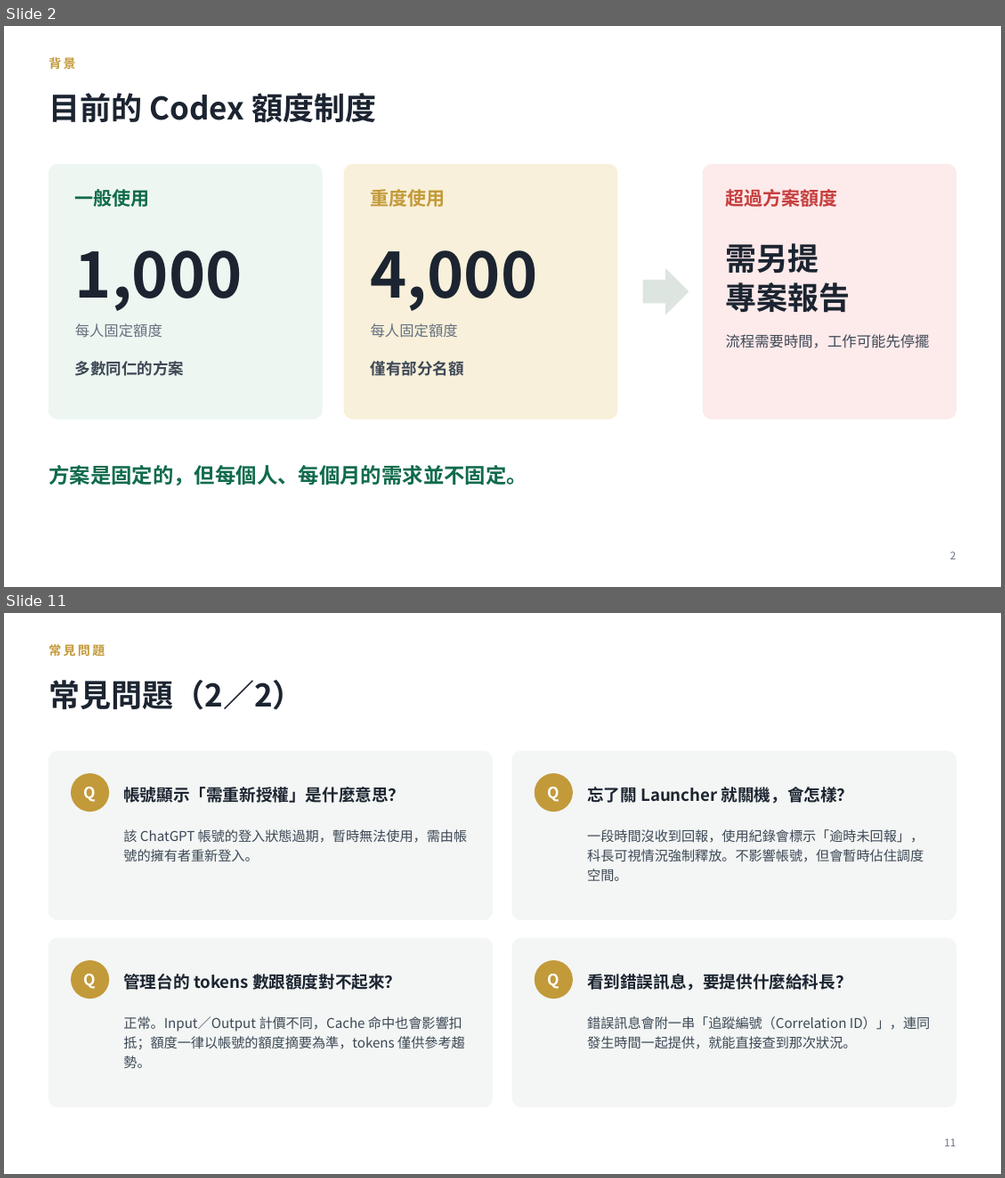
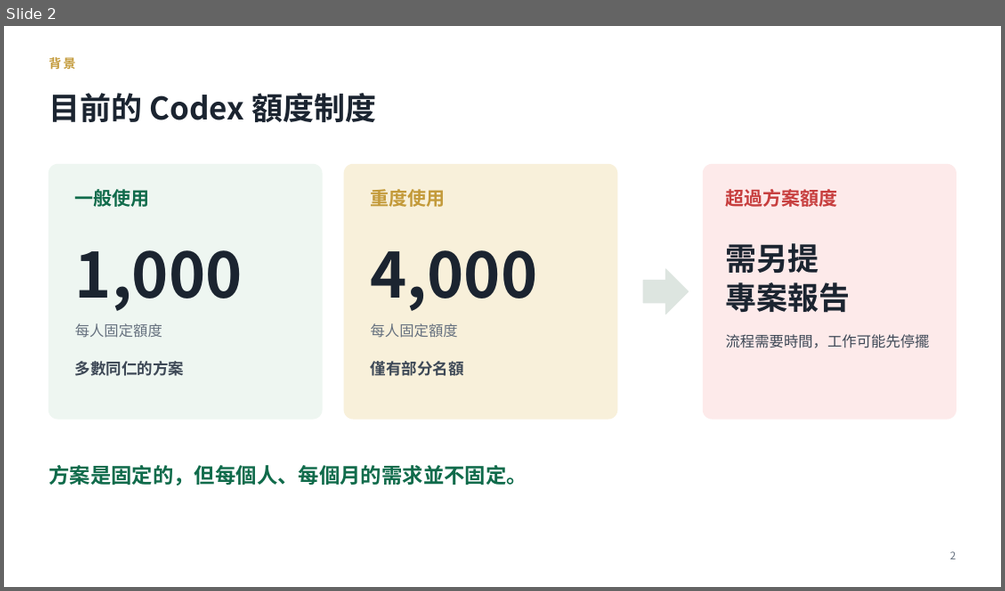
Before and after one commit to Wayne-Kao/cathay, a slide deck: Codex共用額度池說明.pptx. Shown one above the other, each under a label of ours: slides 2 and 11 before the commit, slide 2 after it; the slides between them are not shown. The pictures are 1005x1178 and 1005x591 pixels, drawn with LibreOffice and Linux fonts; fonts in the diff are those of the drawing. Boxes give left, top, right and bottom in pixels: in the first picture for what was removed or moved away, otherwise in the second. Text is boxed around its words. In the diff, an @@ line names an element or a change of style, - is before the commit and + after.

```diff
--- a/Codex共用額度池說明.pptx
+++ b/Codex共用額度池說明.pptx
@@ slide 11 removed at bbox=[4, 613, 1001, 1174], background #FFFFFF @@
@@ text removed at bbox=[48, 644, 105, 656] @@
-常見問題
@@ text removed at bbox=[48, 680, 303, 710] @@
-常見問題（2／2）
@@ rounded rectangle removed at bbox=[48, 751, 493, 919] @@
@@ rounded rectangle removed at bbox=[512, 751, 956, 919] @@
@@ ellipse removed at bbox=[72, 774, 109, 811] @@
@@ text removed at bbox=[84, 787, 96, 802] @@
-Q
@@ text removed at bbox=[123, 787, 404, 803] @@
-帳號顯示「需重新授權」是什麼意思？
@@ ellipse removed at bbox=[535, 774, 573, 811] @@
@@ text removed at bbox=[548, 787, 559, 802] @@
-Q
@@ text removed at bbox=[587, 787, 854, 803] @@
-忘了關 Launcher 就關機，會怎樣？
@@ text removed at bbox=[123, 829, 467, 861] @@
-該 ChatGPT 帳號的登入狀態過期，暫時無法使用，需由帳號的擁有者重新登入。
@@ text removed at bbox=[587, 829, 923, 881] @@
-一段時間沒收到回報，使用紀錄會標示「逾時未回報」，科長可視情況強制釋放。不影響帳號，但會暫時佔住調度空間。
@@ rounded rectangle removed at bbox=[48, 938, 493, 1107] @@
@@ rounded rectangle removed at bbox=[512, 938, 956, 1107] @@
@@ ellipse removed at bbox=[72, 961, 109, 998] @@
@@ text removed at bbox=[84, 973, 96, 989] @@
-Q
@@ text removed at bbox=[123, 973, 401, 989] @@
-管理台的 tokens 數跟額度對不起來？
@@ ellipse removed at bbox=[535, 961, 573, 998] @@
@@ text removed at bbox=[548, 973, 559, 989] @@
-Q
@@ text removed at bbox=[587, 973, 852, 990] @@
-看到錯誤訊息，要提供什麼給科長？
@@ text removed at bbox=[123, 1016, 465, 1068] @@
-正常。Input／Output 計價不同，Cache 命中也會影響扣抵；額度一律以帳號的額度摘要為準，tokens 僅供參考趨勢。
@@ text removed at bbox=[587, 1016, 930, 1049] @@
-錯誤訊息會附一串「追蹤編號（Correlation ID）」，連同發生時間一起提供，就能直接查到那次狀況。
@@ text removed at bbox=[944, 1138, 955, 1146] @@
-11
```
Also in this commit, not shown: 8 slides changed, 1 slide added, 3 other slides removed.
